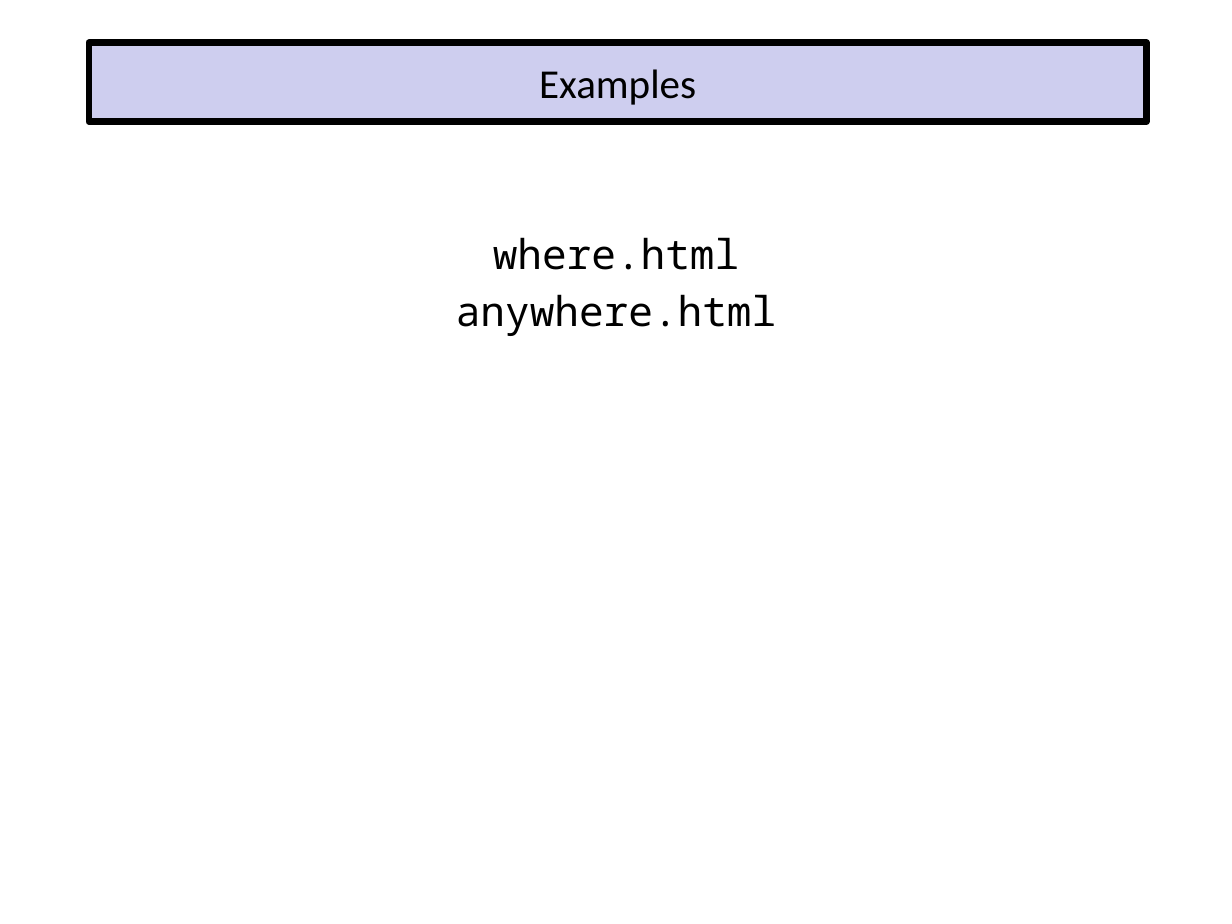
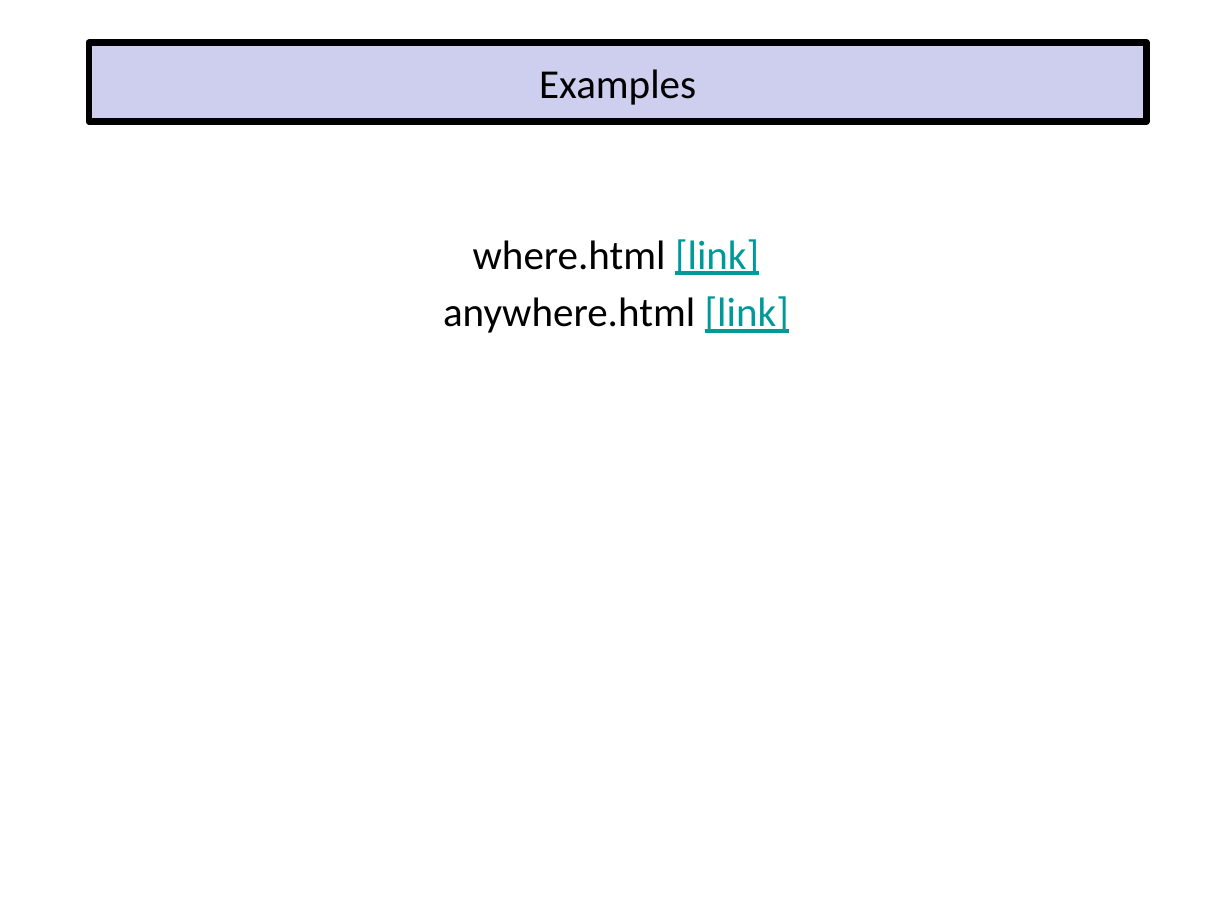
Before and after one commit to EricJPogue/www-epogue-info, a slide deck: slide 24 of CPSC-24700/Presentations/dynamic-documents-with-javascript.pptx. Drawn at 1232x924 pixels with LibreOffice and Linux fonts; fonts in the diff are those of the drawing. Boxes give left, top, right and bottom in pixels: in the first picture for what was removed or moved away, otherwise in the second. Text is boxed around its words. In the diff, an @@ line names an element or a change of style, - is before the commit and + after.

```diff
--- a/CPSC-24700/Presentations/dynamic-documents-with-javascript.pptx
+++ b/CPSC-24700/Presentations/dynamic-documents-with-javascript.pptx
@@ text at (x1=443, y1=239, x2=789, y2=333): text changed; font Noto Sans Mono to Calibri @@
-where.html
-anywhere.html
+where.html [link]
+anywhere.html [link]
```
Also in this commit, not shown: 1 other slide changed, 1 slide added, 1 slide removed, 5 other files.
